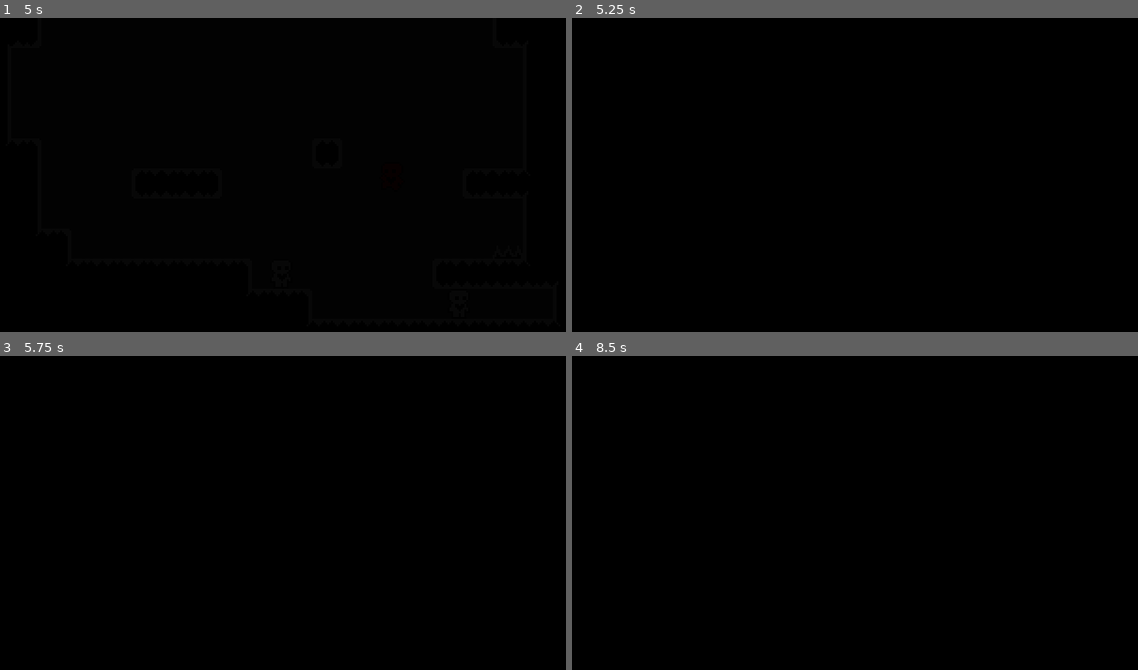
Above: before the commit, frames 1-4 (two rows, left to right).
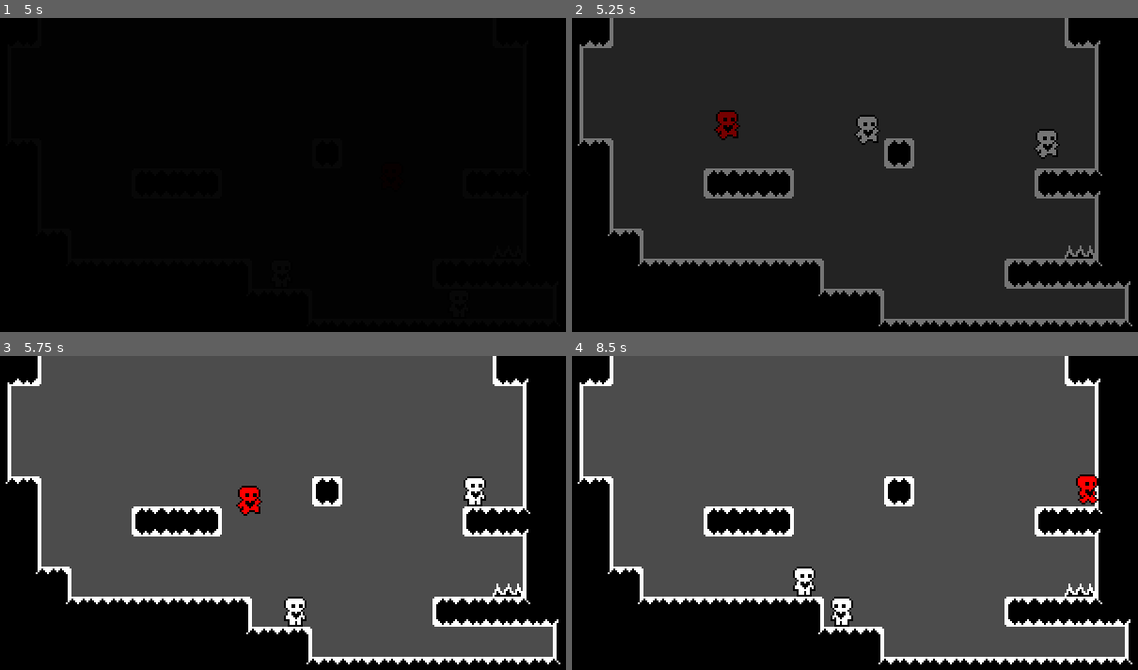
Above: after the commit, the same moments.

Repository: MarianZuska/stack-em-up
Game: Godot game, scene res://MarianPlayground.tscn
The game is run twice, just before and just after one commit, with the same random seed, the same clock (stepped at 60 frames per second) and the same inputs.
Inputs:
- Up to frame 1 (5 s): hold D (right) 0.53-2.03 s; tap E (merge_characters) at 0.6, 2.85 s; tap W (up) at 0.77, 1.52, 3.02, 3.77, 4.52 s; tap Tab (swap_character) at 1.35, 3.6 s; hold A (left) 2.03-2.78 s; tap Q (unmerge_characters) at 2.1, 4.35 s; hold D (right) 2.78-4.28 s; tap Escape (ui_cancel) at 4.15 s; hold A (left) from 4.28 s (still down)
- Up to frame 2 (5.25 s): release A (left) at 5.03 s; hold D (right) from 5.03 s (still down); tap E (merge_characters) at 5.1 s
- Up to frame 3 (5.75 s): keep holding D (right)
- Up to frame 4 (8.5 s): release D (right) at 5.78 s; hold A (left) 5.78-7.28 s; tap Tab (swap_character) at 5.85, 8.1 s; tap W (up) at 6.02, 6.77, 7.52 s; tap Q (unmerge_characters) at 6.6 s; hold D (right) from 7.28 s (still down); tap E (merge_characters) at 7.35 s

Frame 1 is identical in both runs. In frame 2, 74% of the frame differs, in the area x 0-100%, y 0-99%; in frame 3, 74%; in frame 4, 74%.
Error before the commit: Assertion failed. (res://SceneChanger.gd:12)

Commit message:
Fixed SceneChanger2

Diff:
--- a/HurtArea.gd
+++ b/HurtArea.gd
@@ -1,6 +1,4 @@
 extends Area2D
-
-export(String, FILE, "*.tscn") var scene
 
 var hasTriggered = false
 
@@ -10,4 +8,4 @@
 		for body in bodies:
 			if body.name == "Player":
 				hasTriggered = true
-				SceneChanger.change_scene(scene, 0)
+				SceneChanger.change_scene(get_tree().current_scene.filename, 0)
--- a/MarianPlayground.tscn
+++ b/MarianPlayground.tscn
@@ -484,7 +484,6 @@
 [node name="HurtArea" type="Area2D" parent="."]
 position = Vector2( 280, 120 )
 script = ExtResource( 1 )
-scene = "res://Main.tscn"
 
 [node name="Collider" type="CollisionShape2D" parent="HurtArea"]
 position = Vector2( 0, 5.6403 )
--- a/SceneChanger.gd
+++ b/SceneChanger.gd
@@ -15,5 +15,5 @@
 	emit_signal("scene_changed")
 
 func _process(delta):
-	if(Input.is_action_pressed("ui_cancel")):
-		change_scene("res://Main.tscn")
+	if Input.is_action_pressed("ui_cancel"):
+		change_scene(get_tree().current_scene.filename)
